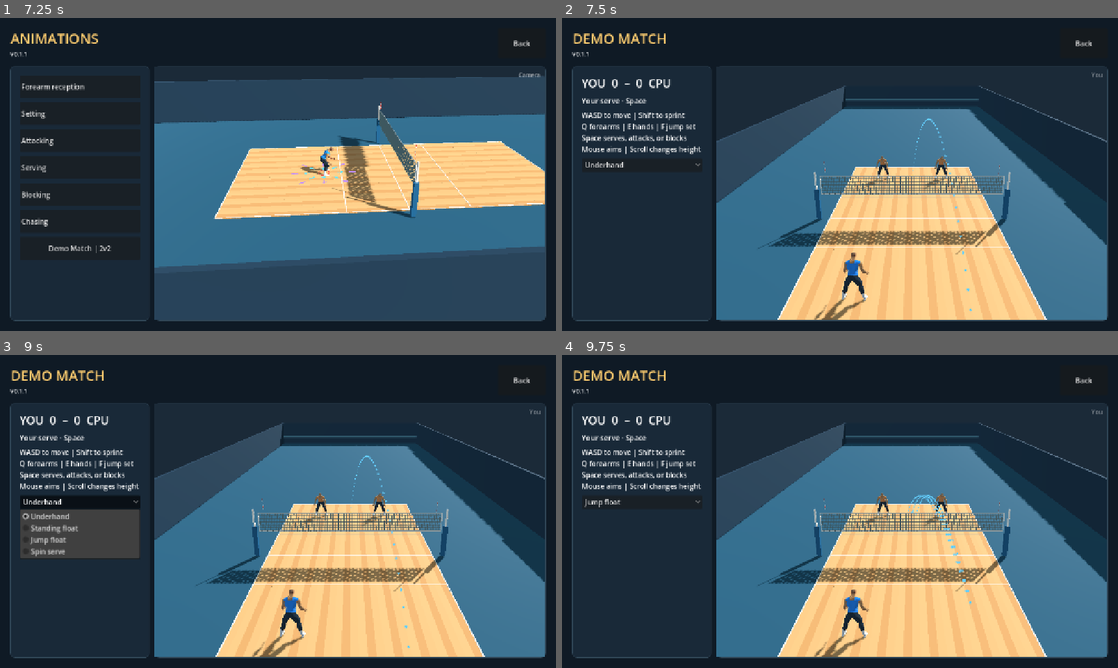
Above: before the commit, frames 1-4 (two rows, left to right).
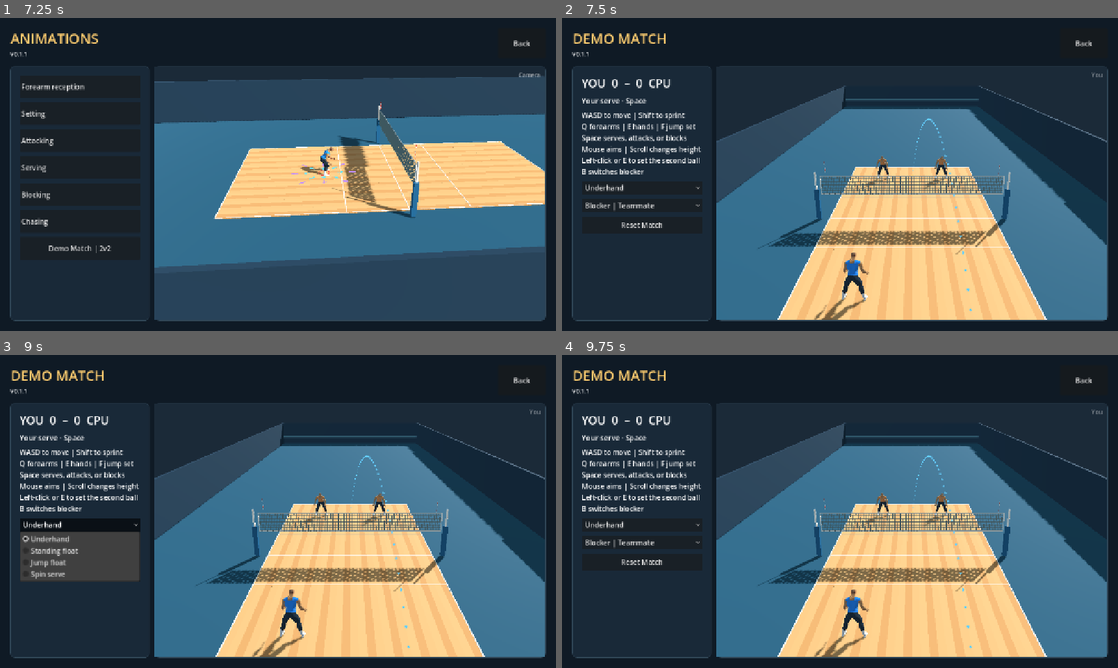
Above: after the commit, the same moments.

Repository: foreandr/volleyball
Game: Godot game, scene res://scenes/main.tscn
Same seed, same stepped clock (60 frames per second), same inputs: the game is played once before the commit and once after it.
Inputs (mouse positions are in pixels of both pictures, inside the frame that each line leads up to):
- Up to frame 1 (7.25 s): click "Story" at 0.5 s; click "Back" at 1.25 s; click "Story" at 2 s; click "New" at 2.75 s; click "Back" at 3.5 s; click "New" at 4.25 s; click "Save" at 5 s; click "Back" at 5.75 s; click "Continue" at 6.5 s
- Up to frame 2 (7.5 s): click "Demo Match | 2v2" at 7.25 s
- Up to frame 3 (9 s): click (77, 561) at 8 s, where only the run after the commit has a clickable "Reset Match"; click "Underhand" at 8.75 s
- Up to frame 4 (9.75 s): click (639, 542) at 9.5 s, where only the run after the commit has a clickable "Blocker | Teammate"

Frame 1 is identical in both runs. In frame 2, 0.8% of the frame differs, in the area x 3-25%, y 44-68%; in frame 3, 4.1%, in the area x 3-26%, y 44-72%; in frame 4, 1.0%.

Commit message:
Show match aim guides and let the player choose the blocker

Diff:
--- a/scripts/story_animations.gd
+++ b/scripts/story_animations.gd
@@ -26,6 +26,7 @@
 var blocking_practice: Node3D
 var defense_active := false
 var demo_match: Node3D
+var match_block_choice: OptionButton
 var blocking_frame: Node3D
 var underhand_serve: Node3D
 var serve_opponents: Node3D
@@ -252,11 +253,20 @@
 	var status := label("",17)
 	status.autowrap_mode = TextServer.AUTOWRAP_WORD_SMART
 	content.add_child(status)
-	content.add_child(label("WASD to move | Shift to sprint\nQ forearms | E hands | F jump set\nSpace serves, attacks, or blocks\nMouse aims | Scroll changes height",16))
+	content.add_child(label("WASD to move | Shift to sprint\nQ forearms | E hands | F jump set\nSpace serves, attacks, or blocks\nMouse aims | Scroll changes height\nLeft-click or E to set the second ball\nB switches blocker",16))
 	var styles := OptionButton.new()
 	for title in ["Underhand","Standing float","Jump float","Spin serve"]: styles.add_item(title)
 	styles.focus_mode = Control.FOCUS_NONE
 	content.add_child(styles)
+	match_block_choice = OptionButton.new()
+	match_block_choice.add_item("Blocker | Teammate")
+	match_block_choice.add_item("Blocker | You")
+	match_block_choice.focus_mode = Control.FOCUS_NONE
+	content.add_child(match_block_choice)
+	match_block_choice.item_selected.connect(func(index: int): demo_match.set_player_blocks(index == 1))
+	content.add_child(button("Reset Match",func():
+		demo_match.reset_match()
+		preview.grab_focus()))
 	demo_match = preload("res://scripts/volleyball_match.gd").new()
 	preview_player.get_parent().add_child(demo_match)
 	demo_match.configure(preview_player,board,status)
@@ -1432,6 +1442,11 @@
 			else:
 				var hit: Variant = attack_floor_point(event.position)
 				if hit is Vector3: demo_match.set_aim(hit)
+		elif event is InputEventMouseButton and event.pressed and event.button_index == MOUSE_BUTTON_LEFT:
+			var hit: Variant = attack_floor_point(event.position)
+			if hit is Vector3: demo_match.set_aim(hit)
+			demo_match.click_set()
+			preview.accept_event()
 		elif event is InputEventMouseButton and event.pressed and event.button_index in [MOUSE_BUTTON_WHEEL_UP,MOUSE_BUTTON_WHEEL_DOWN]:
 			demo_match.change_arc(0.20 if event.button_index == MOUSE_BUTTON_WHEEL_UP else -0.20)
 		return
@@ -1834,6 +1849,10 @@
 				KEY_Q: demo_match.input_receive(0)
 				KEY_E, KEY_I: demo_match.input_receive(1)
 				KEY_F: demo_match.input_receive(2)
+				KEY_B:
+					var index := 0 if demo_match.player_blocks else 1
+					match_block_choice.select(index)
+					demo_match.set_player_blocks(index == 1)
 				KEY_M: StorySession.attack_ball_audio_muted = not StorySession.attack_ball_audio_muted
 				KEY_ESCAPE: open_menu()
 		return
--- a/scripts/volleyball_match.gd
+++ b/scripts/volleyball_match.gd
@@ -34,6 +34,16 @@
 var info: Label
 var ball: MeshInstance3D
 var aim_ring: MeshInstance3D
+var player_label: Label3D
+var trajectory: ImmediateMesh
+var trajectory_node: MeshInstance3D
+var trajectory_style := StandardMaterial3D.new()
+var preview_origin := Vector3.INF
+var preview_velocity := Vector3.INF
+var player_blocks := false
+var match_clock := 0.0
+var last_input_at := -INF
+var last_input_technique := -1
 var serve: Node3D
 var touch_audio: AudioStreamPlayer
 var floor_audio: AudioStreamPlayer
@@ -129,6 +139,22 @@
 	ring_style.albedo_color = Color("62d9f0")
 	aim_ring.material_override = ring_style
 	add_child(aim_ring)
+	player_label = Label3D.new()
+	player_label.text = "YOU"
+	player_label.billboard = BaseMaterial3D.BILLBOARD_ENABLED
+	player_label.font_size = 44
+	player_label.outline_size = 12
+	player_label.modulate = Color("86f2ff")
+	player_label.pixel_size = 0.007
+	player_label.no_depth_test = true
+	add_child(player_label)
+	trajectory = ImmediateMesh.new()
+	trajectory_node = MeshInstance3D.new()
+	trajectory_node.mesh = trajectory
+	trajectory_node.cast_shadow = GeometryInstance3D.SHADOW_CASTING_SETTING_OFF
+	trajectory_style.shading_mode = BaseMaterial3D.SHADING_MODE_UNSHADED
+	trajectory_style.albedo_color = Color("62d9f0")
+	add_child(trajectory_node)
 	touch_audio = Net.contact_sound()
 	add_child(touch_audio)
 	floor_audio = AudioStreamPlayer.new()
@@ -149,7 +175,19 @@
 func server_index() -> int:
 	return service_team*2+server_slot[service_team]
 
+func reset_match() -> void:
+	score = [0,0]
+	service_team = 0
+	server_slot = [0,0]
+	rallies = 0
+	begin_point()
+
+func set_player_blocks(value: bool) -> void:
+	player_blocks = value
+
 func begin_point() -> void:
+	last_input_at = -INF
+	last_input_technique = -1
 	for index in players.size():
 		var actor := players[index]
 		actor.position = Vector3(-2.1 if index%2 == 0 else 2.1,0.04,-2.6)
@@ -173,6 +211,7 @@
 	ready_age = 0.0
 	ball.hide()
 	aim_ring.hide()
+	trajectory_node.hide()
 	var style: int = serve_style if server_index() == 0 else rallies%SERVES.size()
 	prepare_serve(style)
 	update_score()
@@ -202,8 +241,6 @@
 	if phase == Phase.READY and server_index() == 0 and not serve_pending and point.z > Net.NET_Z:
 		serve.aim(Vector3(clampf(point.x,-7.0,7.0),Flight.FLOOR,clampf(point.z,4.4,16.0)))
 	if phase != Phase.LIVE: return
-	aim_ring.global_position = Vector3(point.x,0.066,point.z)
-	aim_ring.show()
 	var driver := attackers[0]
 	if driver.enabled and driver.setter == human and point.z > Net.NET_Z:
 		driver.swing_aim = frames[0].to_local(point)
@@ -214,13 +251,7 @@
 
 func input_space(pressed: bool) -> void:
 	space_held = pressed
-	if phase == Phase.FINISHED and pressed:
-		score = [0,0]
-		service_team = 0
-		server_slot = [0,0]
-		rallies = 0
-		begin_point()
-		return
+	if phase == Phase.FINISHED: return
 	if phase == Phase.READY and server_index() == 0 and pressed:
 		start_serve()
 		return
@@ -228,11 +259,23 @@
 	if driver.enabled and driver.setter == human and driver.stage == driver.Stage.SET:
 		if pressed: driver.queue_jump(Vector2.ZERO)
 		else: driver.release_approach_jump()
-	elif pressed and phase == Phase.LIVE and receiving_team == 0 and human.position.z >= 2.25:
-		if flight_kind == "spike" or (expected_hitter >= 2 and flight_kind == "set"): start_block(0)
+	elif pressed and player_blocks and phase == Phase.LIVE and receiving_team == 0 and human.position.z >= 2.25:
+		if flight_kind == "spike": start_block(0)
+	elif pressed and player_blocks and phase == Phase.LIVE and expected_hitter >= 2 and human.position.z >= 2.25:
+		start_block(0)
+
+func click_set() -> void:
+	if phase == Phase.LIVE and receiving_team == 0 and possession_team == 0 and touches == 1 and last_player != 0:
+		input_receive(1)
 
 func input_receive(technique: int) -> void:
 	if phase != Phase.LIVE: return
+	var bump := platforms[0]
+	if is_finite(bump.pressed_at):
+		if is_finite(bump.pose_started_at): return
+		if requested != technique: bump.reset()
+	last_input_at = match_clock
+	last_input_technique = technique
 	requested = technique
 	request_age = elapsed
 	if receiving_team == 0 and not blocks.has(0):
@@ -297,6 +340,10 @@
 			if team(from) == 1: net_hit.side = -float(net_hit.side)
 		duration = serve.planned_duration
 	if kind == "spike" or kind == "free": receiving_team = 1-team(from)
+	if kind == "pass" and from == 1 and receiving_team == 0 and match_clock-last_input_at <= 0.35:
+		requested = last_input_technique
+		request_age = 0.0
+		queue_receive(0,requested)
 	if hitter >= 0:
 		var side := team(hitter)
 		var frame := frames[side]
@@ -367,6 +414,7 @@
 	bump.hand_setting = technique != 0
 	bump.quick_hand_receive = technique == 1 and (team(index) != possession_team or touches == 0)
 	bump.forearm_setting = team(index) == possession_team and touches == 1
+	bump.green_hand_allowance = 0.50 if index == 0 and bump.forearm_setting else 0.38
 	bump.defensive_hand_dig = flight_kind == "spike"
 	bump.allow_auto_dive = flight_kind != "spike"
 	bump.queue_bump(elapsed)
@@ -395,7 +443,7 @@
 	var bump := platforms[index]
 	stroke = ["Forearm","Hands","Jump set"][technique]
 	play_touch()
-	if touches == 2 and bump.destination.y < 4.0:
+	if touches == 2 and (bump.destination.y < 4.0 or (index == 0 and technique != 0)):
 		var pin := set_pin_for(index)
 		var apex := maxf(4.15,bump.height)
 		if index == 0:
@@ -555,7 +603,7 @@
 	var x := frame.to_local(pin).x
 	var first := defense_side*2
 	var near := first if absf(players[first].position.x-x) < absf(players[first+1].position.x-x) else first+1
-	if near == 0 and not blocks.has(0) and players[0].position.z < 2.35: near = 1
+	if defense_side == 0: near = 0 if player_blocks else 1
 	if near != 0 and not blocks.has(near):
 		var target := frame.to_global(Vector3(clampf(x,-4.1,4.1),0.04,3.35))
 		move_cpu(near,target,delta,6.1)
@@ -564,6 +612,43 @@
 	var deep := near^1
 	if deep != 0 and not blocks.has(deep):
 		move_cpu(deep,frame.to_global(Vector3(-x*0.48,0.04,-2.75)),delta)
+
+func update_player_guide() -> void:
+	player_label.global_position = human.global_position+Vector3.UP*2.17
+	var show_guide := phase == Phase.LIVE or (phase == Phase.READY and server_index() != 0)
+	trajectory_node.visible = show_guide
+	aim_ring.visible = show_guide
+	if not show_guide: return
+	var bump := platforms[0]
+	aim_receive(0)
+	var start: Vector3 = frames[0].to_global(bump.ready_contact())
+	var target := Vector3(bump.destination.x,Flight.FLOOR,bump.destination.y)
+	var launch: Vector3
+	if expected_hitter == 0 and flight_kind == "set":
+		var driver := attackers[0]
+		var contact_at: float = driver.descending_time(origin,velocity,3.38)
+		start = flight_point(clampf(contact_at,0.0,duration))
+		target = driver.swing_aim
+		var travel := target-start
+		var air_time := maxf(0.1,travel.slide(Vector3.UP).length()/24.0)
+		launch = travel/air_time+Vector3.UP*0.5*Flight.GRAVITY*air_time
+	elif receiving_team == 0 and possession_team == 0 and touches == 1 and last_player == 1:
+		target = set_pin_for(0)
+		launch = attackers[0].set_toward_pin(start,target,pass_height,3.38)
+	else:
+		launch = Flight.target_velocity(start,{"position":Vector2(target.x,target.z),"fit":"height","height":pass_height},45.0)
+	aim_ring.global_position = Vector3(target.x,0.066,target.z)
+	if start.distance_squared_to(preview_origin) < 0.0004 and launch.distance_squared_to(preview_velocity) < 0.0004: return
+	preview_origin = start
+	preview_velocity = launch
+	var end := Flight.landing_time(start,launch)
+	trajectory.clear_surfaces()
+	trajectory.surface_begin(Mesh.PRIMITIVE_LINES,trajectory_style)
+	for segment in 36:
+		for fraction in [0.0,0.50]:
+			var time: float = end*(segment+fraction)/36.0
+			trajectory.surface_add_vertex(to_local(start+launch*time+Vector3.DOWN*0.5*Flight.GRAVITY*time*time))
+	trajectory.surface_end()
 
 func check_floor(previous: float) -> void:
 	if not crossed_net:
@@ -586,6 +671,8 @@
 		award(1-team(last_player),"Out")
 
 func tick_match(delta: float, controls: RefCounted) -> void:
+	match_clock += delta
+	update_player_guide()
 	if phase == Phase.FINISHED: return
 	if phase == Phase.DEAD:
 		dead_age += delta
@@ -651,5 +738,5 @@
 		var cue := "Opponent's ball"
 		if receiving_team == 0:
 			cue = "Hold Space to attack" if expected_hitter == 0 else ("Set to your teammate" if possession_team == 0 and touches == 1 and last_player == 1 else "Receive or cover")
-		elif flight_kind == "set": cue = "Cover or move up to block"
+		elif flight_kind == "set": cue = "Move up to block | Space" if player_blocks else "Teammate blocking | Cover the court"
 		info.text = "%s | %s" % [stroke,cue]
